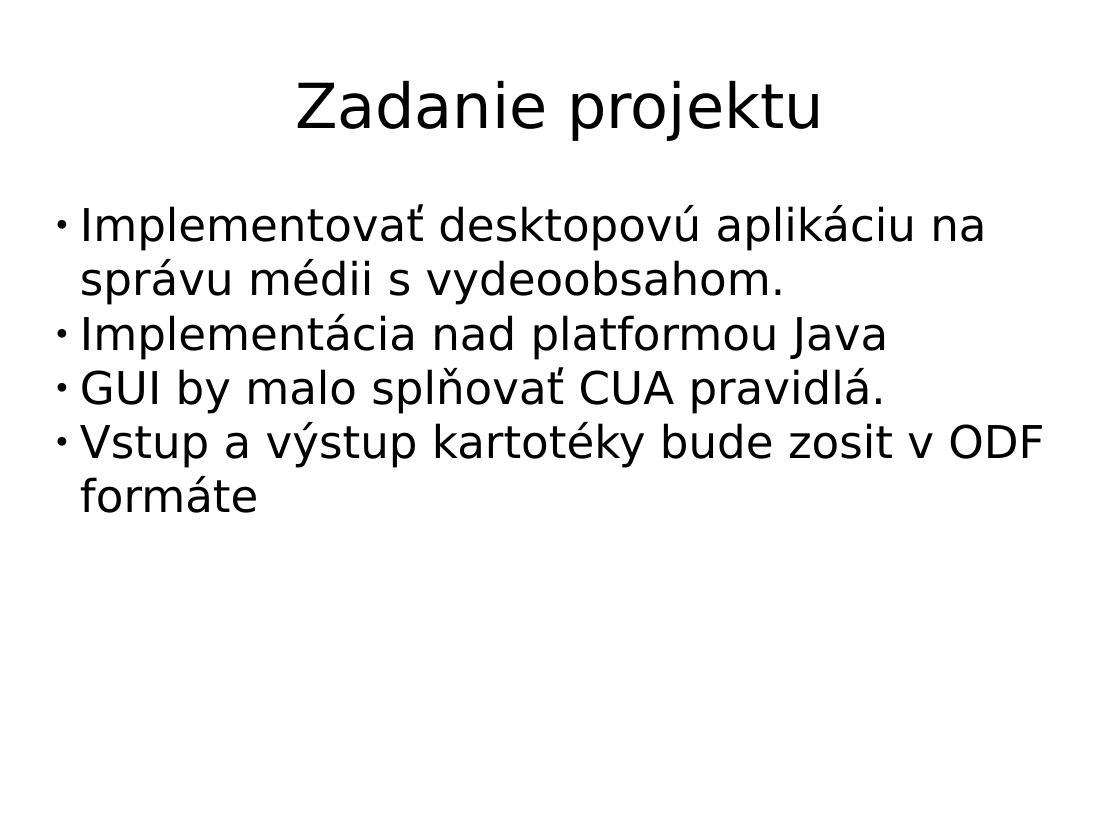
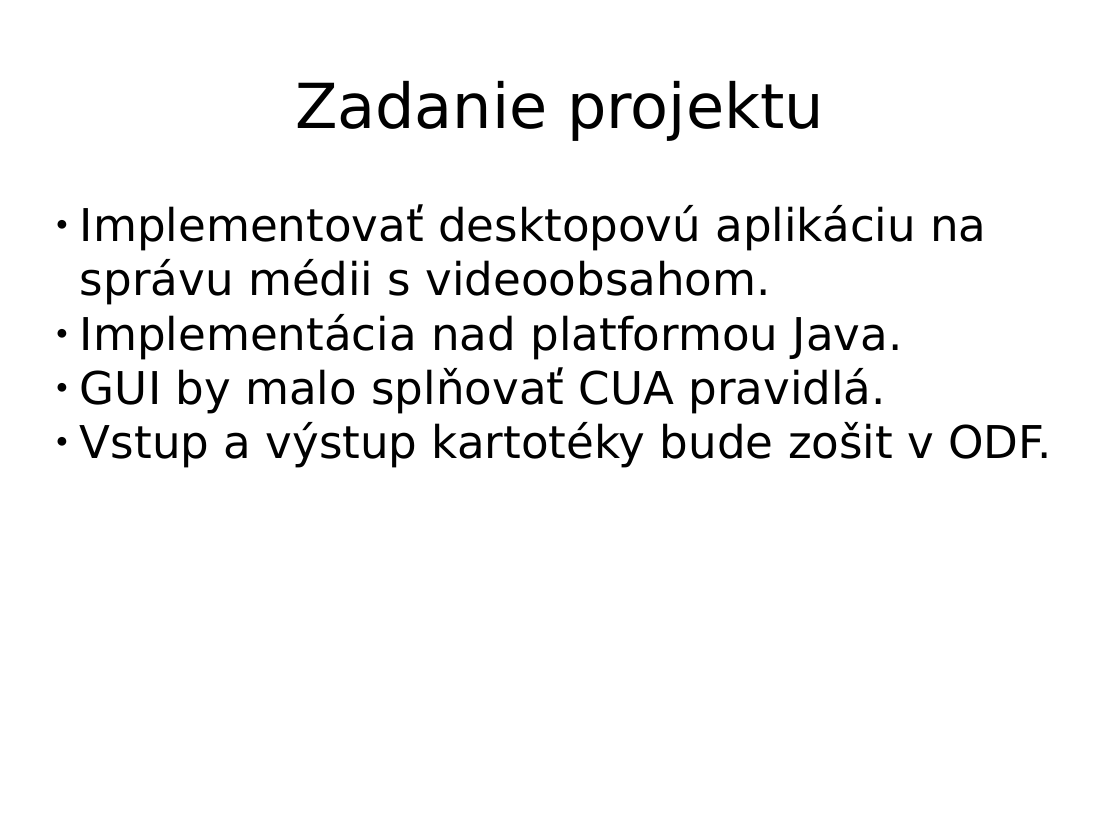
Before and after one commit to pestanko/PB138---Kartoteka, a slide deck: slide 4 of doc/presentation/Prezentacia.pptx. Drawn at 1120x840 pixels with LibreOffice and Linux fonts; fonts in the diff are those of the drawing. Boxes give left, top, right and bottom in pixels: in the first picture for what was removed or moved away, otherwise in the second. Text is boxed around its words. In the diff, an @@ line names an element or a change of style, - is before the commit and + after.

```diff
--- a/doc/presentation/Prezentacia.pptx
+++ b/doc/presentation/Prezentacia.pptx
@@ text at <box>80,205,986,360</box>: text changed @@
-● Implementovať desktopovú aplikáciu na správu médii s vydeoobsahom.
-● Implementácia nad platformou Java
+● Implementovať desktopovú aplikáciu na správu médii s videoobsahom.
+● Implementácia nad platformou Java.
@@ text at <box>80,422,1051,468</box>: text changed @@
-● Vstup a výstup kartotéky bude zosit v ODF formáte
+● Vstup a výstup kartotéky bude zošit v ODF.
```
Also in this commit, not shown: 8 other slides changed, 1 slide removed, 4 other files.
